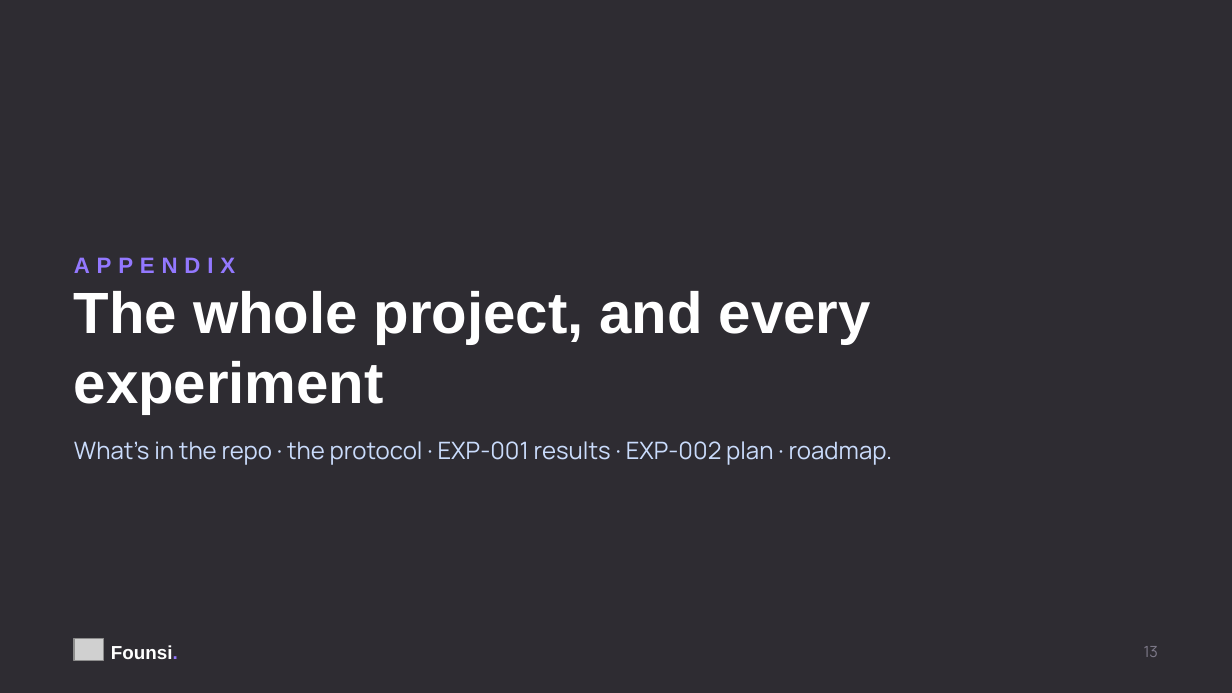
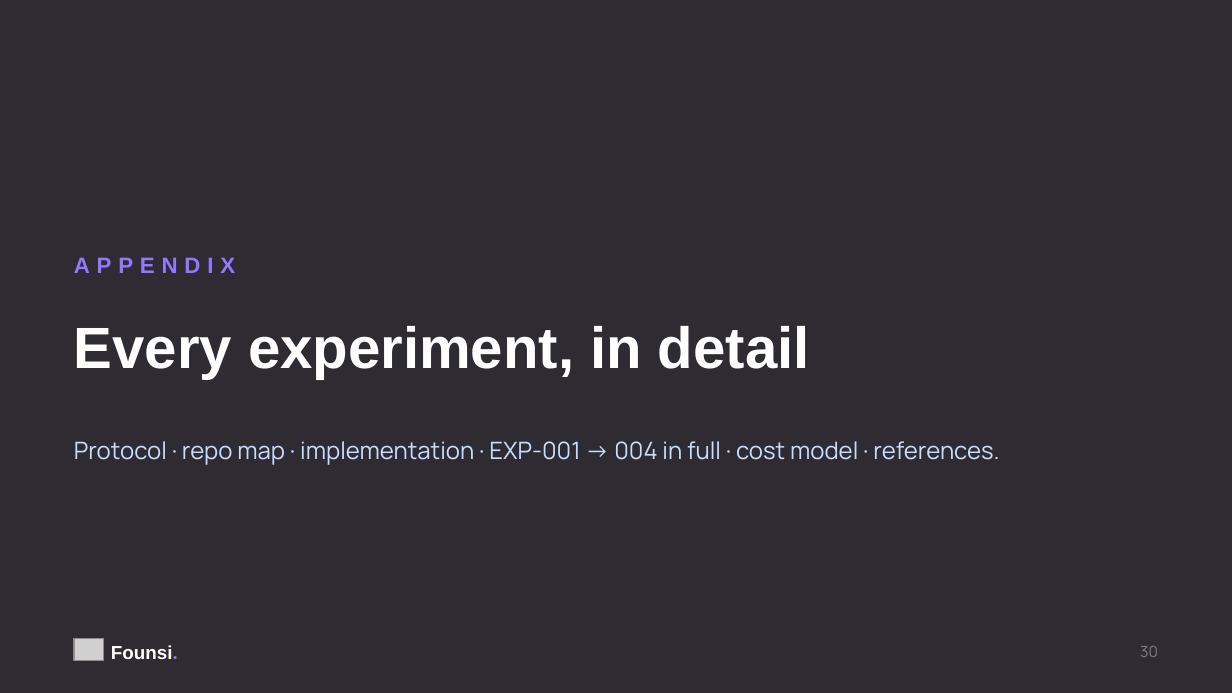
Before and after one commit to kanishkpatel1995/agent-harness, a slide deck: slide 30 of presentation/founsi-context-engineering.pptx (slide 13 before the commit). Drawn at 1232x693 pixels with LibreOffice and Linux fonts; fonts in the diff are those of the drawing; grey boxes stand for pictures. Boxes give left, top, right and bottom in pixels: in the first picture for what was removed or moved away, otherwise in the second. Text is boxed around its words. In the diff, an @@ line names an element or a change of style, - is before the commit and + after.

```diff
--- a/presentation/founsi-context-engineering.pptx
+++ b/presentation/founsi-context-engineering.pptx
@@ text at bbox=[74, 326, 810, 379]: text changed @@
-The whole project, and every experiment
+Every experiment, in detail
@@ text at bbox=[74, 441, 999, 465]: text changed @@
-What's in the repo · the protocol · EXP-001 results · EXP-002 plan · roadmap.
+Protocol · repo map · implementation · EXP-001 → 004 in full · cost model · references.
@@ text at bbox=[1140, 646, 1158, 657]: text changed @@
-13
+30
```
Also in this commit, not shown: 15 other slides changed, 24 slides added, 12 slides removed, 1 other file.
